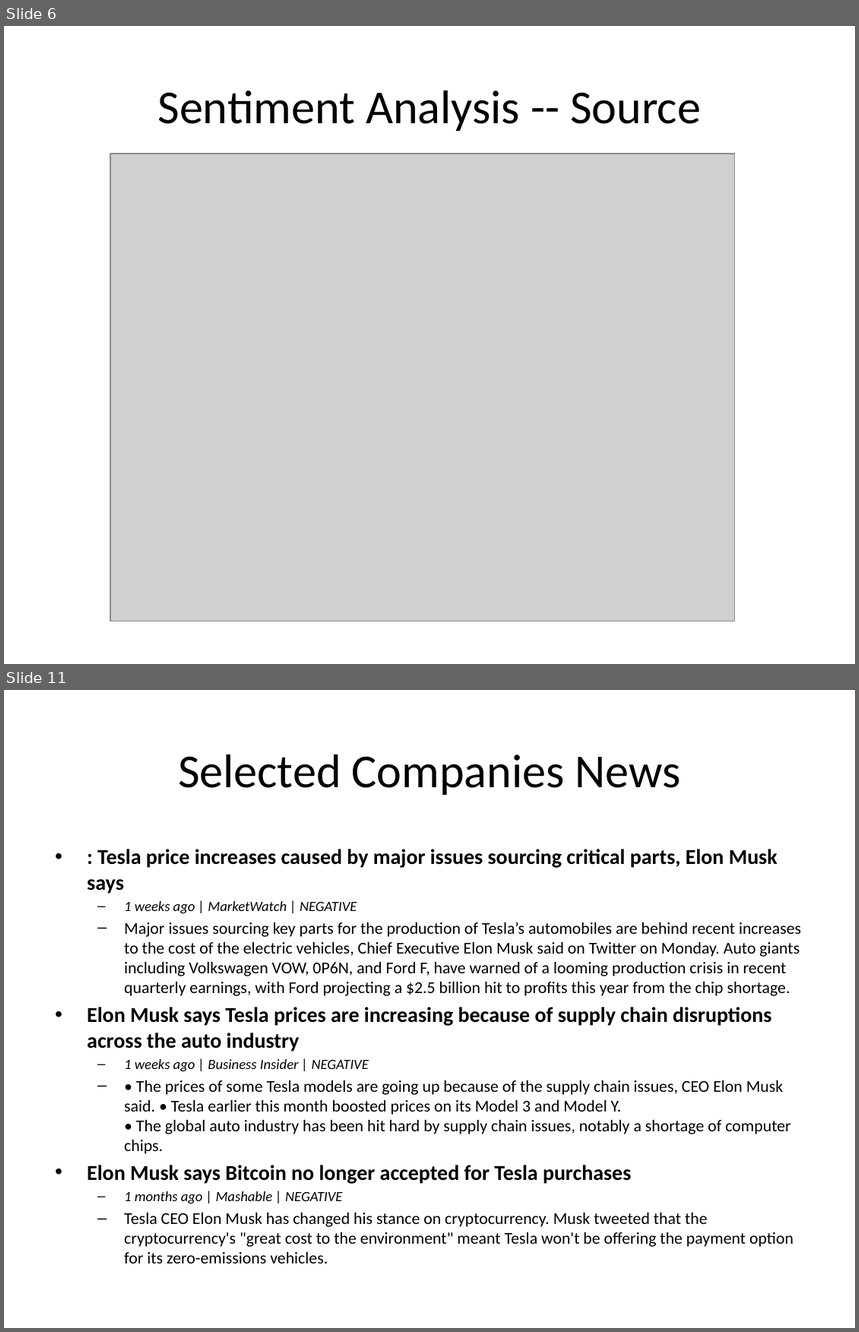
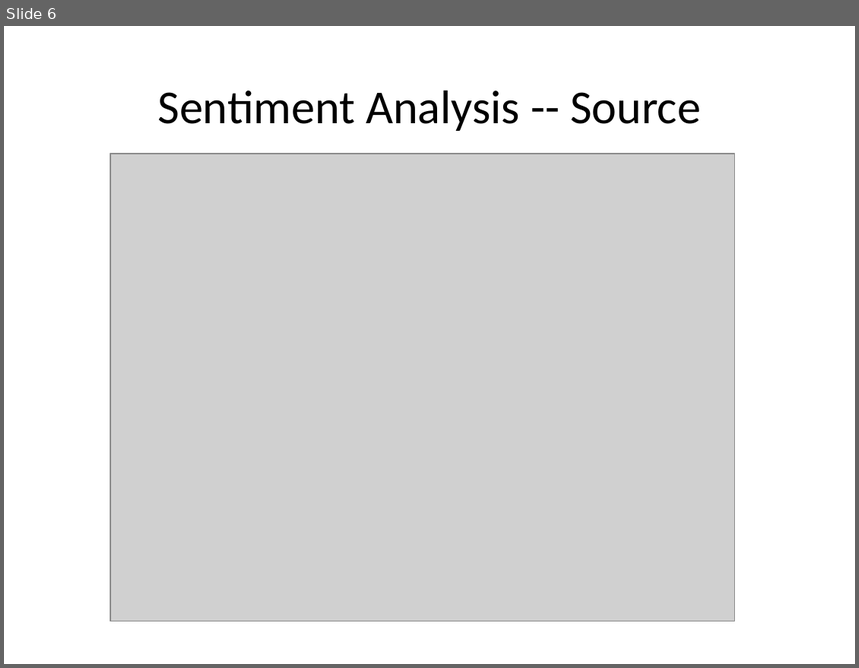
Before and after one commit to yuchiahung/Fintech-2021-T2, a slide deck: news_summary_t2.pptx. Shown one above the other, each under a label of ours: slides 6 and 11 before the commit, slide 6 after it; the slides between them are not shown. The pictures are 859x1332 and 859x668 pixels, drawn with LibreOffice and Linux fonts; fonts in the diff are those of the drawing; grey boxes stand for pictures. Boxes give left, top, right and bottom in pixels: in the first picture for what was removed or moved away, otherwise in the second. Text is boxed around its words. In the diff, an @@ line names an element or a change of style, - is before the commit and + after.

```diff
--- a/news_summary_t2.pptx
+++ b/news_summary_t2.pptx
@@ slide 11 removed at (4,690,855,1328), background #FFFFFF @@
@@ title removed at (178,754,681,795) @@
-Selected Companies News
@@ text removed at (87,849,801,1264) @@
-• : Tesla price increases caused by major issues sourcing critical parts, Elon Musk says
-  – 1 weeks ago | MarketWatch | NEGATIVE
-  – Major issues sourcing key parts for the production of Tesla’s automobiles are behind recent increases to the cost of the electric vehicles, Chief Executive Elon Musk said on Twitter on Monday. Auto giants including Volkswagen VOW, 0P6N, and Ford F, have warned of a looming production crisis in recent quarterly earnings, with Ford projecting a $2.5 billion hit to profits this year from the chip shortage.
-• Elon Musk says Tesla prices are increasing because of supply chain disruptions across the auto industry
-  – 1 weeks ago | Business Insider | NEGATIVE
-  – • The prices of some Tesla models are going up because of the supply chain issues, CEO Elon Musk said. • Tesla earlier this month boosted prices on its Model 3 and Model Y.
-    • The global auto industry has been hit hard by supply chain issues, notably a shortage of computer chips.
-• Elon Musk says Bitcoin no longer accepted for Tesla purchases
-  – 1 months ago | Mashable | NEGATIVE
-  – Tesla CEO Elon Musk has changed his stance on cryptocurrency. Musk tweeted that the cryptocurrency's "great cost to the environment" meant Tesla won't be offering the payment option for its zero-emissions vehicles.
```
Also in this commit, not shown: 2 slides changed, 5 slides added, 3 other slides removed, 10 other files.
